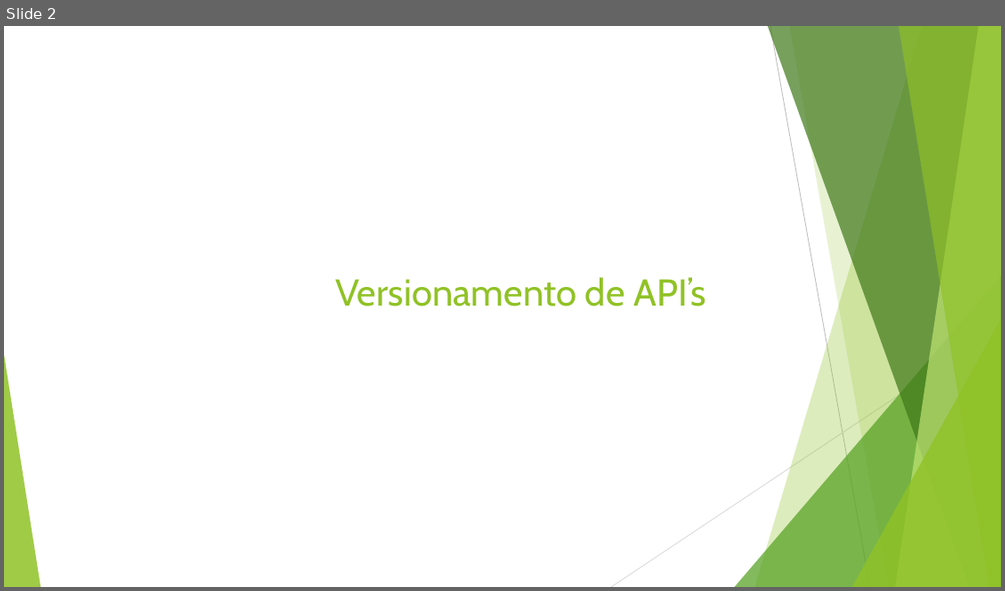
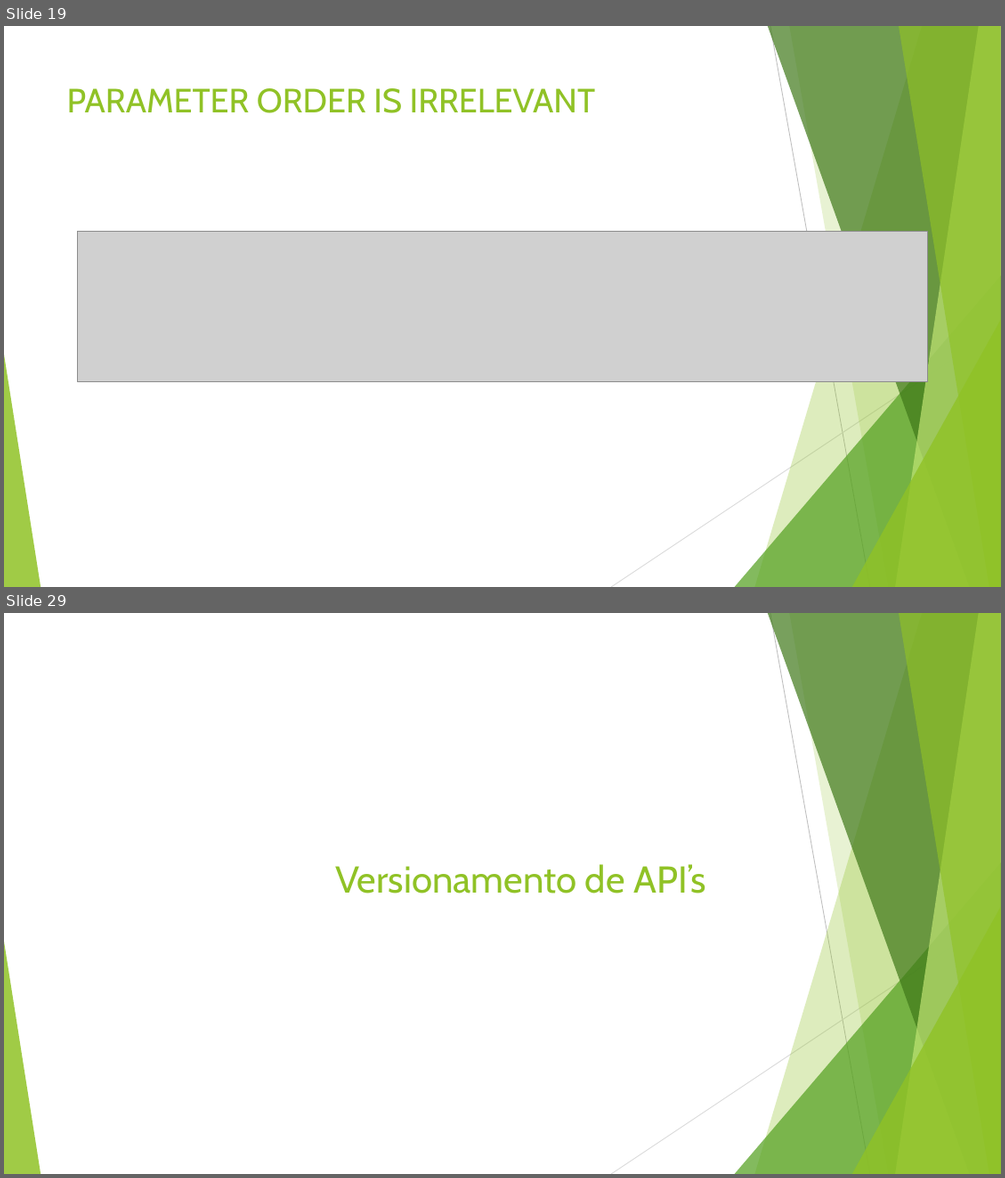
Before and after one commit to leandrocgsi/RestWithASP-NETUdemy, a slide deck: Documents/Understending RESTFul API's .pptx. Shown one above the other, each under a label of ours: slide 2 before the commit, slides 19 and 29 after it; the slides between them are not shown. The pictures are 1005x591 and 1005x1178 pixels, drawn with LibreOffice and Linux fonts; fonts in the diff are those of the drawing; grey boxes stand for pictures. Boxes give left, top, right and bottom in pixels: in the first picture for what was removed or moved away, otherwise in the second. Text is boxed around its words. In the diff, an @@ line names an element or a change of style, - is before the commit and + after.

```diff
--- a/Documents/Understending RESTFul API's .pptx
+++ b/Documents/Understending RESTFul API's .pptx
@@ slide 19 added at <box>4,26,1001,587</box>, background #FFFFFF; not listed: 10 template elements that a slide beside it also shows @@
@@ title added at <box>67,88,596,113</box>, 32.4 pt, text #90C226 @@
+PARAMETER ORDER IS IRRELEVANT
@@ picture added at <box>77,231,927,381</box> @@
@@ what was slide 2 is now slide 29 @@
```
Also in this commit, not shown: 43 other slides added.
